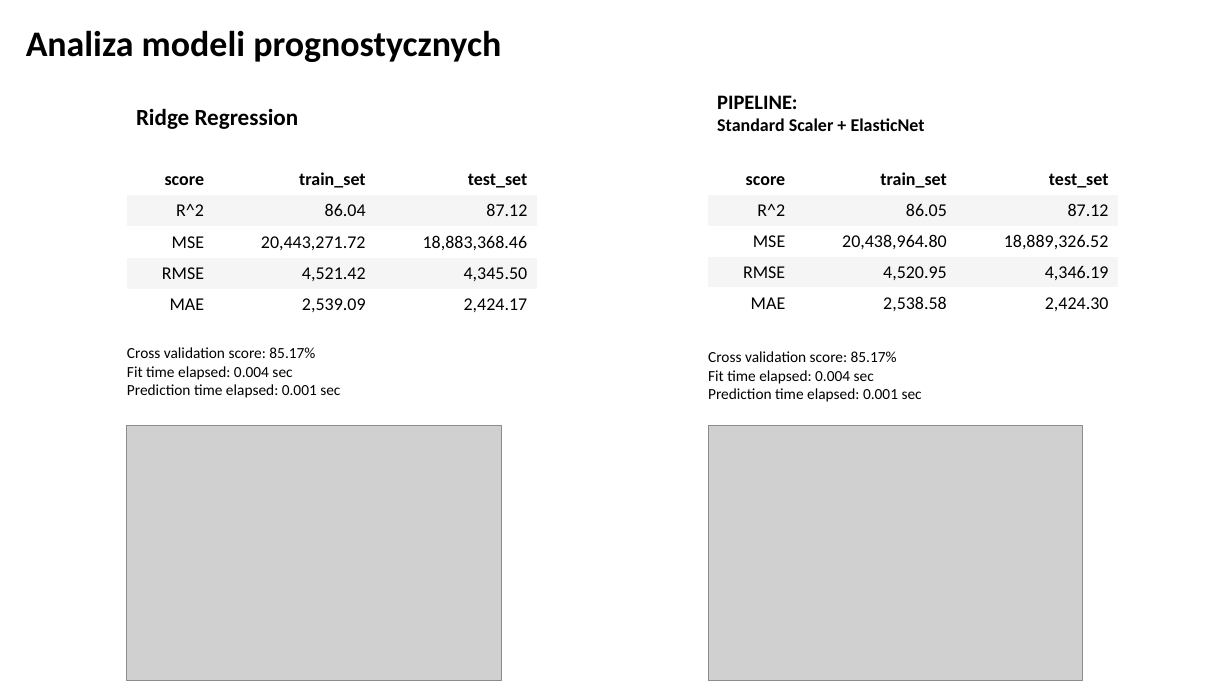
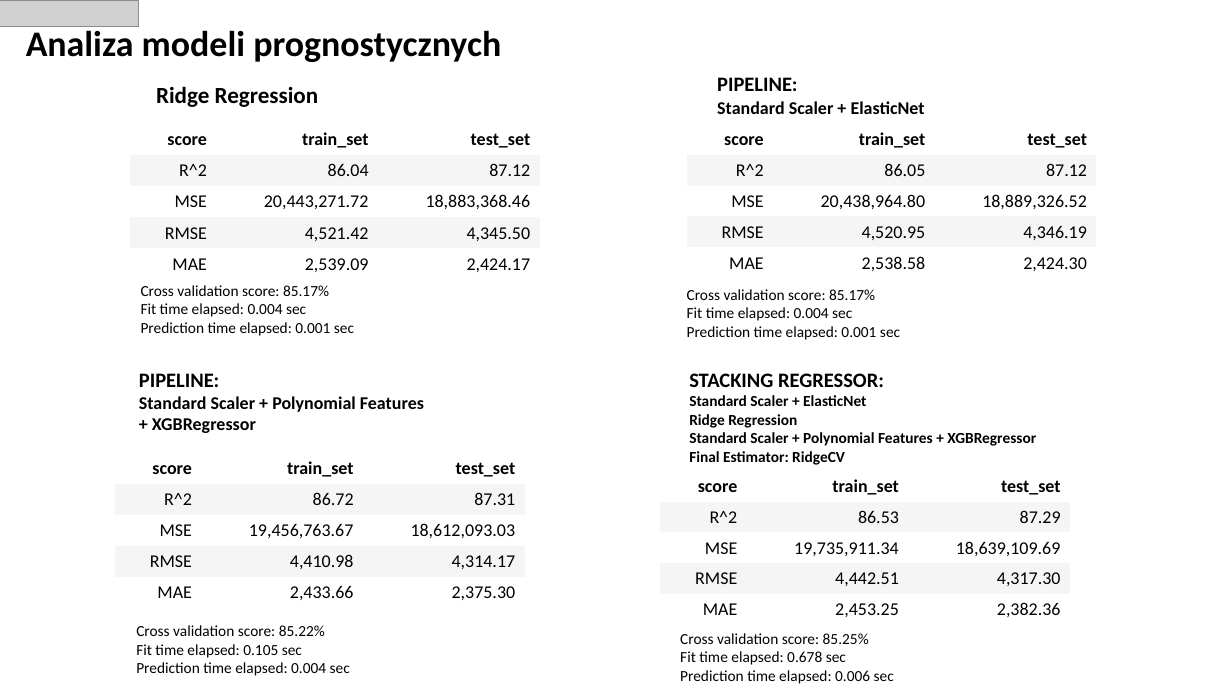
Before and after one commit to infoshareacademy/jdszr5-nonamezzz, a slide deck: slide 5 of Projekt_ML/prezentacja.pptx (slide 6 before the commit). Drawn at 1232x693 pixels with LibreOffice and Linux fonts; fonts in the diff are those of the drawing; grey boxes stand for pictures. Boxes give left, top, right and bottom in pixels: in the first picture for what was removed or moved away, otherwise in the second. Text is boxed around its words. In the diff, an @@ line names an element or a change of style, - is before the commit and + after.

```diff
--- a/Projekt_ML/prezentacja.pptx
+++ b/Projekt_ML/prezentacja.pptx
@@ picture added at [0, 0, 139, 27] @@
@@ text "Ridge Regression": place and size @@
-text "Ridge Regression" at [136, 108, 299, 129]
+text "Ridge Regression" at [156, 86, 319, 107]
@@ text "PIPELINE:": place and size @@
-text "PIPELINE:" at [717, 95, 925, 131]
+text "PIPELINE:" at [717, 77, 925, 114]
@@ table: place and size @@
-table at [127, 165, 537, 319]
+table at [130, 124, 541, 278]
@@ table: place and size @@
-table at [708, 165, 1118, 319]
+table at [687, 124, 1097, 278]
@@ text "Cross validation score: 85.17%": place and size @@
-text "Cross validation score: 85.17%" at [127, 347, 340, 398]
+text "Cross validation score: 85.17%" at [141, 285, 354, 336]
@@ text "Cross validation score: 85.17%": place and size @@
-text "Cross validation score: 85.17%" at [708, 351, 922, 402]
+text "Cross validation score: 85.17%" at [687, 289, 900, 340]
@@ text added at [139, 373, 424, 433], 14 pt, text #000000, bold @@
+PIPELINE:
+Standard Scaler + Polynomial Features
++ XGBRegressor
@@ text added at [689, 373, 1036, 465], 12 pt, text #000000, bold @@
+STACKING REGRESSOR:
+Standard Scaler + ElasticNet
+Ridge Regression
+Standard Scaler + Polynomial Features + XGBRegressor
+Final Estimator: RidgeCV
@@ picture removed at [127, 425, 501, 680] @@
@@ picture removed at [708, 425, 1082, 680] @@
@@ table added at [115, 453, 525, 607], 5 rows, 3 columns @@
+score | train_set | test_set
+R^2 | 86.72 | 87.31
+MSE | 19,456,763.67 | 18,612,093.03
+RMSE | 4,410.98 | 4,314.17
+MAE | 2,433.66 | 2,375.30
@@ table added at [661, 470, 1071, 625], 5 rows, 3 columns @@
+score | train_set | test_set
+R^2 | 86.53 | 87.29
+MSE | 19,735,911.34 | 18,639,109.69
+RMSE | 4,442.51 | 4,317.30
+MAE | 2,453.25 | 2,382.36
@@ text added at [136, 625, 350, 676], 12 pt, text #000000 @@
+Cross validation score: 85.22%
+Fit time elapsed: 0.105 sec
+Prediction time elapsed: 0.004 sec
@@ text added at [680, 633, 894, 684], 12 pt, text #000000 @@
+Cross validation score: 85.25%
+Fit time elapsed: 0.678 sec
+Prediction time elapsed: 0.006 sec
```
Also in this commit, not shown: 2 other slides changed, 2 slides removed, 27 other files.
